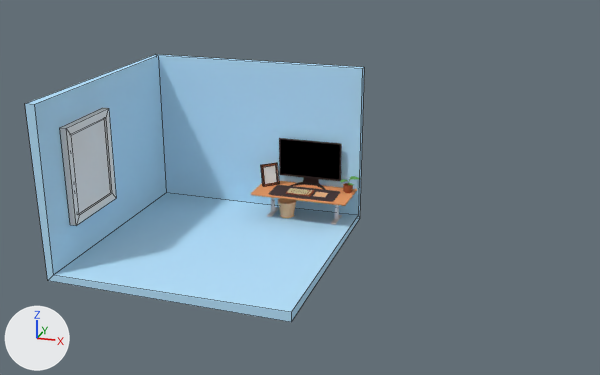
Two versions of the Blender file Room.blend, one commit apart.
Both versions are drawn from a camera (50 mm lens) standing at (20.6, -85.3, 40.5) and looking at (-11.6, 14.4, 2.7). Every picture has the same lights, and +X, +Y and +Z are marked at lower left. Mesh edges are drawn as thin lines on the coarser meshes.

Objects in the first picture: 'Cube', 'Cube.003', 'Monitor', 'Table Top'.
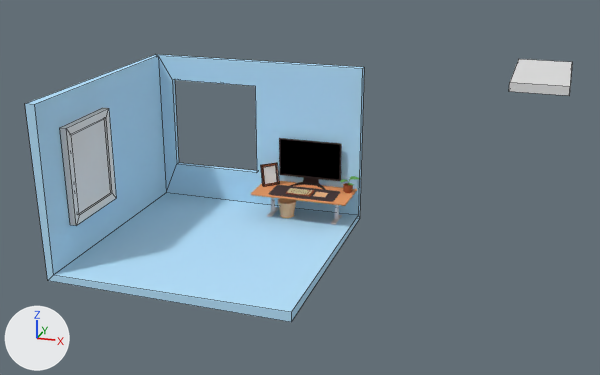
Commit message: Add Window 3D Element

Where the change shows, as pixel boxes [x1, y1, x2, y2] in the pictures (600 x 375 px):
```json
{"object": "Cube.003", "change": "modifiers changed", "before": [25, 54, 364, 322], "after": [25, 54, 364, 322]}
{"object": "Cube.002", "change": "added", "after": [509, 59, 572, 96]}
```

Scene script edits in JSON lines:
```json
{"op": "add", "block": "me_cube_011", "code": ["me_cube_011 = bpy.data.meshes.new('Cube.011')", "me_cube_011.from_pydata(...)  # a box spanning x -1.0..1.0, y -1.0..1.0, z -1.0..1.0"]}
{"op": "add", "block": "ob_cube_003", "code": "_m = ob_cube_003.modifiers.new('Boolean', 'BOOLEAN')"}
{"op": "add", "block": "ob_cube_003", "code": "_m.object = ob_cube_004"}
{"op": "add", "block": "ob_cube_004", "code": ["ob_cube_004 = bpy.data.objects.new('Cube.004', me_cube_011)", "ob_cube_004.location = (-22.23, 11.0, 11.15)", "ob_cube_004.scale = (5.76, 5.76, 5.76)", "ob_cube_004.hide_set(True)"]}
{"op": "add", "block": "ob_cube_002", "code": ["ob_cube_002 = bpy.data.objects.new('Cube.002', me_cube_011.copy())", "ob_cube_002.location = (17.2, 45.62, 13.35)", "ob_cube_002.scale = (4.19, -9.13, 0.68)"]}
```
